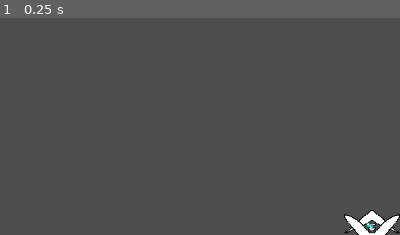
Above: before the commit, frame 1.
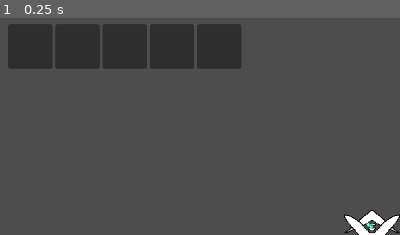
Above: after the commit, the same moment.

Repository: milana-94888u/curiostray
Game: Godot game, scene res://src/scenes/world.tscn
Same seed, same stepped clock (60 frames per second), same inputs: the game is played once before the commit and once after it. The engine's default icon, where the game draws it, is replaced by a stand-in: a white triangle on a blue panel in a dark square.
Inputs:
- Up to frame 1 (0.25 s): no input
The pictures show only the part of the screen within x 4-54%, y 0-50%; the shares and areas given below are measured in that part.

The runs differ from the first frame. In frame 1, 11% of the frame differs, in the area x 2-61%, y 2-24%.

Commit message:
improve mining

Diff:
--- a/src/scenes/player/drill_ray.gd
+++ b/src/scenes/player/drill_ray.gd
@@ -1,5 +1,22 @@
 class_name DrillRay
 extends Line2D
+
+
+var in_radius_flag := false:
+	set(value):
+		in_radius_flag = value
+		check_flags()
+var mouse_held_flag := false:
+	set(value):
+		mouse_held_flag = value
+		check_flags()
+
+
+func check_flags() -> void:
+	if in_radius_flag and mouse_held_flag:
+		BlockBreakManager.breaking_started.emit()
+	else:
+		BlockBreakManager.breaking_stopped.emit()
 
 
 func show_ray_to_point(point: Vector2) -> void:
@@ -10,16 +27,10 @@
 func _unhandled_input(event: InputEvent) -> void:
 	if event is InputEventMouseButton:
 		if event.is_pressed():
-			BlockBreakManager.breaking_started.emit()
+			mouse_held_flag = true
 		elif event.is_released():
-			BlockBreakManager.breaking_stopped.emit()
+			mouse_held_flag = false
 
 
-# Called when the node enters the scene tree for the first time.
-func _ready() -> void:
-	pass # Replace with function body.
-
-
-# Called every frame. 'delta' is the elapsed time since the previous frame.
-func _process(_delta: float) -> void:
-	pass
+func _on_visibility_changed() -> void:
+	in_radius_flag = visible
--- a/src/scenes/player/drill_ray.tscn
+++ b/src/scenes/player/drill_ray.tscn
@@ -14,3 +14,5 @@
 joint_mode = 1
 begin_cap_mode = 2
 script = ExtResource("2_2pqud")
+
+[connection signal="visibility_changed" from="." to="." method="_on_visibility_changed"]
--- a/src/scenes/ui/inventory/slot.gd
+++ b/src/scenes/ui/inventory/slot.gd
@@ -11,8 +11,14 @@
 		await ready
 	if not is_instance_valid(inventory_slot):
 		$TextureRect.texture = null
+		$Label.hide()
 		return
 	if is_instance_valid(inventory_slot.item):
 		$TextureRect.texture = inventory_slot.item.icon
+		$Label.show()
+		$Label.text = str(inventory_slot.amount)
+	else:
+		$TextureRect.texture = null
+		$Label.hide()
 	if not inventory_slot.changed.is_connected(apply_slot):
 		inventory_slot.changed.connect(apply_slot.bind(inventory_slot))
--- a/src/scenes/ui/inventory/slot.tscn
+++ b/src/scenes/ui/inventory/slot.tscn
@@ -3,9 +3,17 @@
 [ext_resource type="Script" path="res://src/scenes/ui/inventory/slot.gd" id="1_6vsl0"]
 
 [node name="Slot" type="PanelContainer"]
+custom_minimum_size = Vector2(64, 64)
 offset_right = 40.0
 offset_bottom = 40.0
 script = ExtResource("1_6vsl0")
 
 [node name="TextureRect" type="TextureRect" parent="."]
 layout_mode = 2
+
+[node name="Label" type="Label" parent="."]
+layout_mode = 2
+size_flags_horizontal = 8
+size_flags_vertical = 1
+theme_override_font_sizes/font_size = 24
+text = "8"
--- a/src/scenes/world/entities/pickable_item.tscn
+++ b/src/scenes/world/entities/pickable_item.tscn
@@ -1,8 +1,8 @@
-[gd_scene load_steps=7 format=3 uid="uid://bhl7kg8rq68at"]
+[gd_scene load_steps=6 format=3 uid="uid://bhl7kg8rq68at"]
 
 [ext_resource type="Script" path="res://src/scenes/world/entities/pickable_item.gd" id="1_g2xc6"]
 [ext_resource type="Resource" uid="uid://b11ncgn18rgj" path="res://resources/inventory/items/dirt.tres" id="2_qdgkp"]
-[ext_resource type="Texture2D" uid="uid://c6m3lkifone73" path="res://assets/sprites/tilesets/Tiles_0.png" id="3_j7026"]
+[ext_resource type="Texture2D" uid="uid://b0kjogxi0cpwp" path="res://assets/sprites/Tiles_0.png" id="3_bfijb"]
 
 [sub_resource type="RectangleShape2D" id="RectangleShape2D_dhuh3"]
 size = Vector2(12, 12)
@@ -10,15 +10,12 @@
 [sub_resource type="CircleShape2D" id="CircleShape2D_i7blq"]
 radius = 16.0
 
-[sub_resource type="AtlasTexture" id="AtlasTexture_5p3ay"]
-atlas = ExtResource("3_j7026")
-region = Rect2(19.5122, 19.648, 12.4859, 12.459)
-
 [node name="PickableItem" type="CharacterBody2D"]
+position = Vector2(0, 1.53435e+06)
 collision_layer = 0
+velocity = Vector2(0, 54829.8)
 script = ExtResource("1_g2xc6")
 item = ExtResource("2_qdgkp")
-amount = null
 
 [node name="PickableArea" type="Area2D" parent="."]
 collision_layer = 0
@@ -40,7 +37,7 @@
 shape = SubResource("RectangleShape2D_dhuh3")
 
 [node name="Sprite2D" type="Sprite2D" parent="."]
-texture = SubResource("AtlasTexture_5p3ay")
+texture = ExtResource("3_bfijb")
 
 [connection signal="body_entered" from="PickableArea" to="." method="_on_pickable_area_body_entered"]
 [connection signal="body_exited" from="PickableArea" to="." method="_on_pickable_area_body_exited"]
--- a/tests/test_slots.tscn
+++ b/tests/test_slots.tscn
@@ -1,6 +1,6 @@
 [gd_scene load_steps=3 format=3 uid="uid://c028h32qpk0pg"]
 
-[ext_resource type="PackedScene" uid="uid://tvwpgl1gr1np" path="res://src/scenes/ui/slot.tscn" id="1_inwpx"]
+[ext_resource type="PackedScene" uid="uid://tvwpgl1gr1np" path="res://tests/slot.tscn" id="1_inwpx"]
 [ext_resource type="Texture2D" uid="uid://di6ytxylclh65" path="res://icon.svg" id="2_muy7r"]
 
 [node name="TestSlots" type="Control"]
